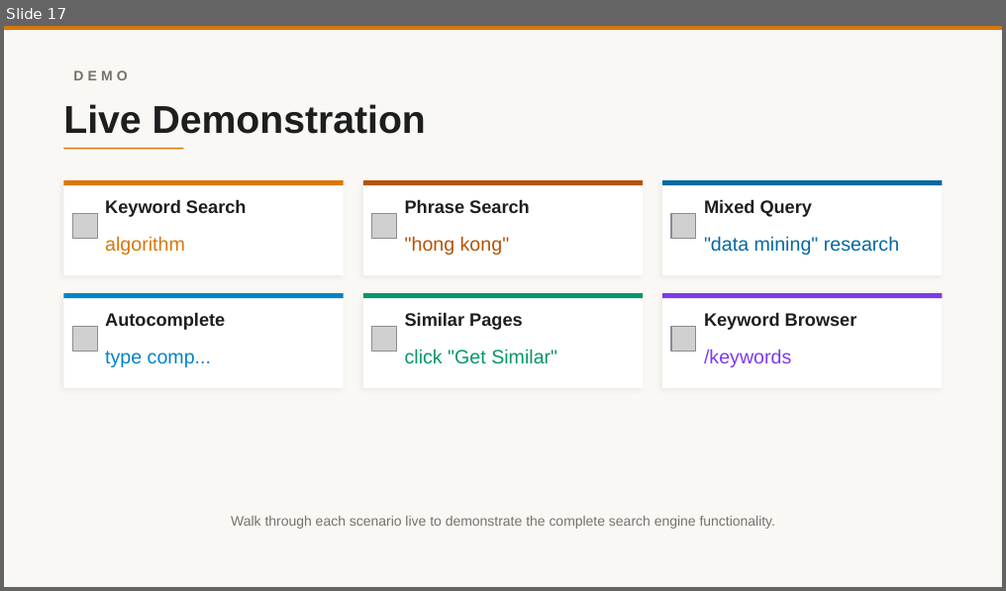
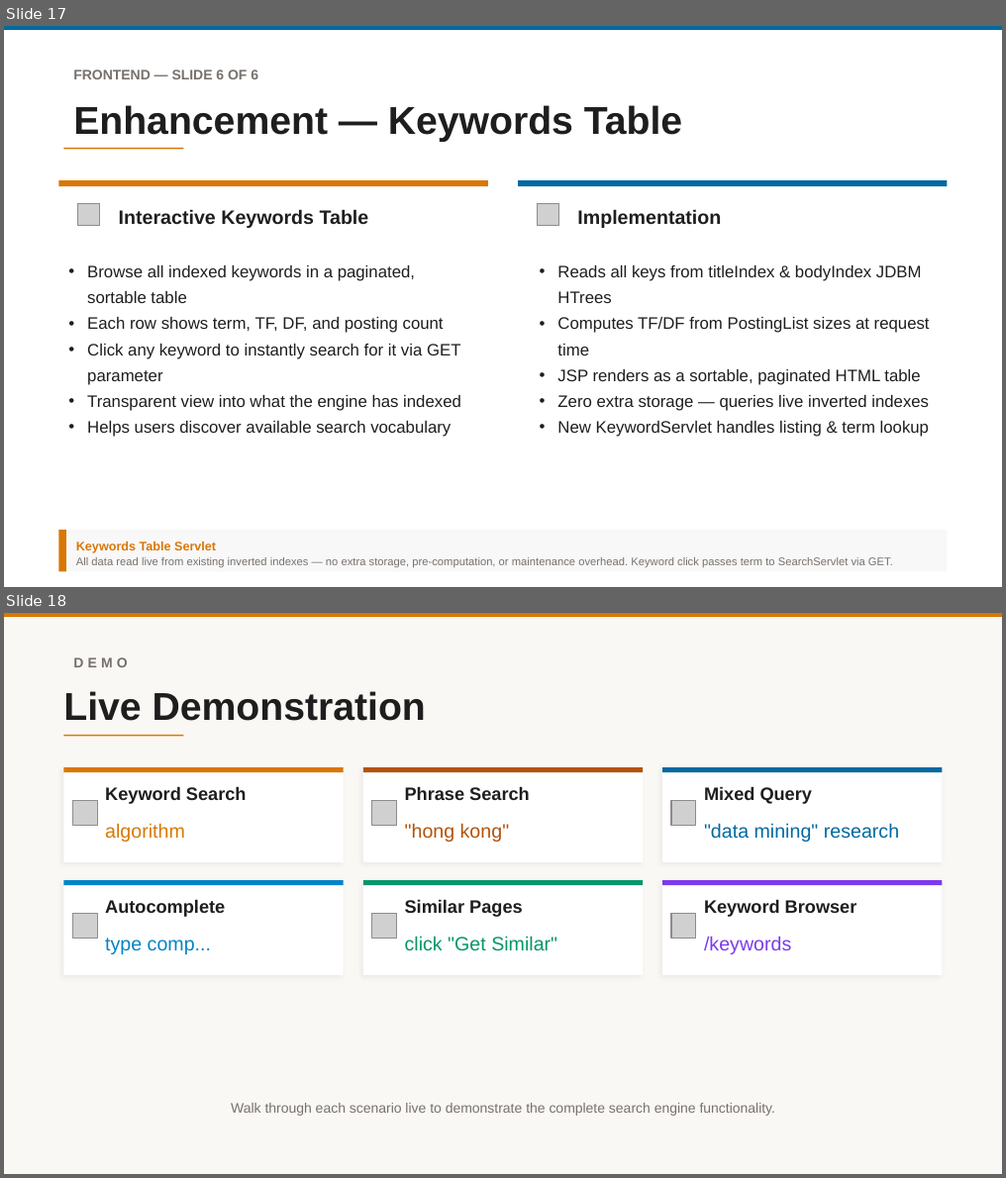
Before and after one commit to Kane-LI-0114/search-engine-project, a slide deck: CSIT5930_Search_Engine_New.pptx. Shown one above the other, each under a label of ours: slide 17 before the commit, slides 17 and 18 after it. The pictures are 1006x591 and 1006x1178 pixels, drawn with LibreOffice and Linux fonts; fonts in the diff are those of the drawing; grey boxes stand for pictures. Boxes give left, top, right and bottom in pixels: in the first picture for what was removed or moved away, otherwise in the second. Text is boxed around its words. In the diff, an @@ line names an element or a change of style, - is before the commit and + after.

```diff
--- a/CSIT5930_Search_Engine_New.pptx
+++ b/CSIT5930_Search_Engine_New.pptx
@@ slide 17 added at <box>4,26,1002,587</box>, background #FFFFFF @@
@@ rectangle added at <box>4,26,1002,30</box>, fill #0369A1 @@
@@ text added at <box>73,70,258,79</box>, 10 pt, text #78716C, bold @@
+FRONTEND — SLIDE 6 OF 6
@@ text added at <box>73,105,682,142</box>, 28 pt, text #1E1E1E, bold @@
+Enhancement — Keywords Table
@@ rectangle added at <box>63,148,183,149</box>, fill #D97706 @@
@@ rectangle added at <box>58,180,488,500</box>, fill #FFFFFF @@
@@ rectangle added at <box>58,180,488,186</box>, fill #D97706 @@
@@ picture added at <box>78,203,100,226</box> @@
@@ rectangle added at <box>518,180,947,500</box>, fill #FFFFFF @@
@@ rectangle added at <box>518,180,947,186</box>, fill #0369A1 @@
@@ picture added at <box>537,203,558,226</box> @@
@@ text added at <box>119,209,369,228</box>, 14 pt, text #1E1E1E, bold @@
+Interactive Keywords Table
@@ text added at <box>577,209,721,228</box>, 14 pt, text #1E1E1E, bold @@
+Implementation
@@ text added at <box>87,266,461,437</box>, 12 pt, text #1E1E1E @@
+• Browse all indexed keywords in a paginated, sortable table
+• Each row shows term, TF, DF, and posting count
+• Click any keyword to instantly search for it via GET parameter
+• Transparent view into what the engine has indexed
+• Helps users discover available search vocabulary
@@ text added at <box>557,266,930,437</box>, 12 pt, text #1E1E1E @@
+• Reads all keys from titleIndex & bodyIndex JDBM HTrees
+• Computes TF/DF from PostingList sizes at request time
+• JSP renders as a sortable, paginated HTML table
+• Zero extra storage — queries live inverted indexes
+• New KeywordServlet handles listing & term lookup
@@ rectangle added at <box>58,530,947,571</box>, fill #F8F8F8 @@
@@ rectangle added at <box>58,530,65,571</box>, fill #D97706 @@
@@ text added at <box>76,542,216,554</box>, 9 pt, text #D97706, bold @@
+Keywords Table Servlet
@@ text added at <box>76,558,893,569</box>, 8 pt, text #78716C @@
+All data read live from existing inverted indexes — no extra storage, pre-computation, or maintenance overhead. Keyword click passes term to SearchServlet via GET.
@@ what was slide 17 is now slide 18 @@
```
Also in this commit, not shown: 5 slides changed.
